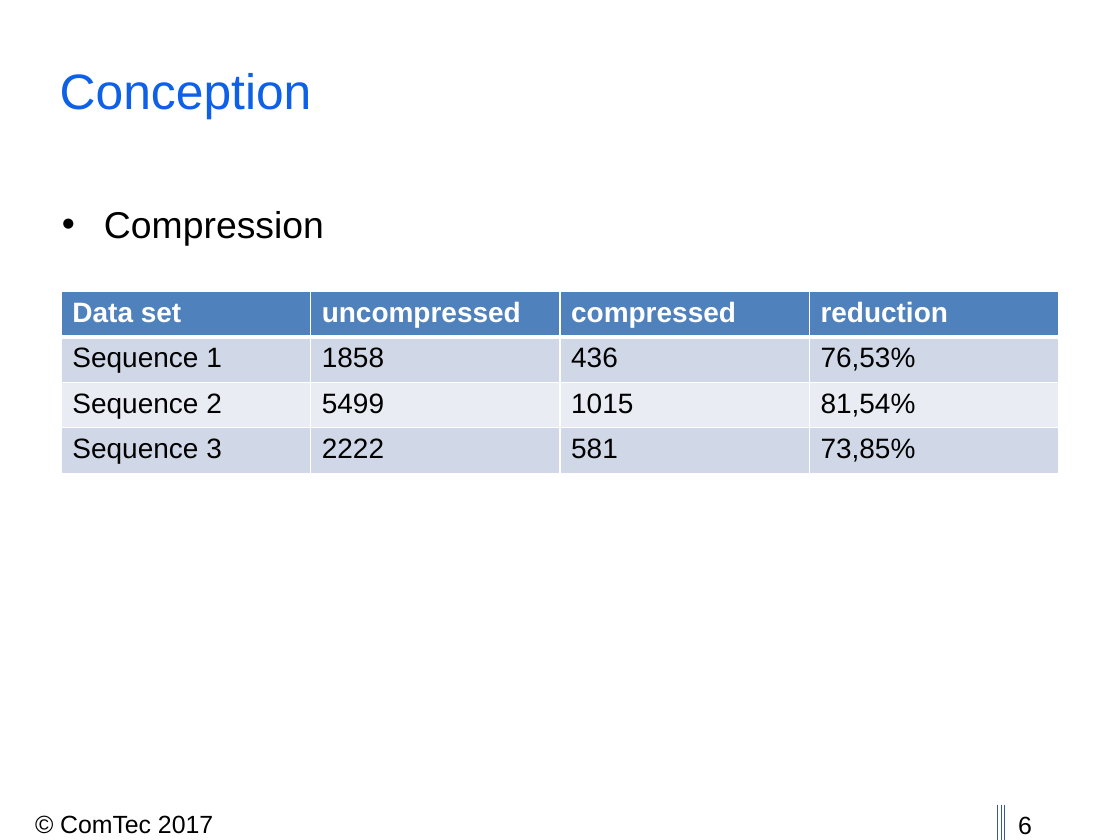
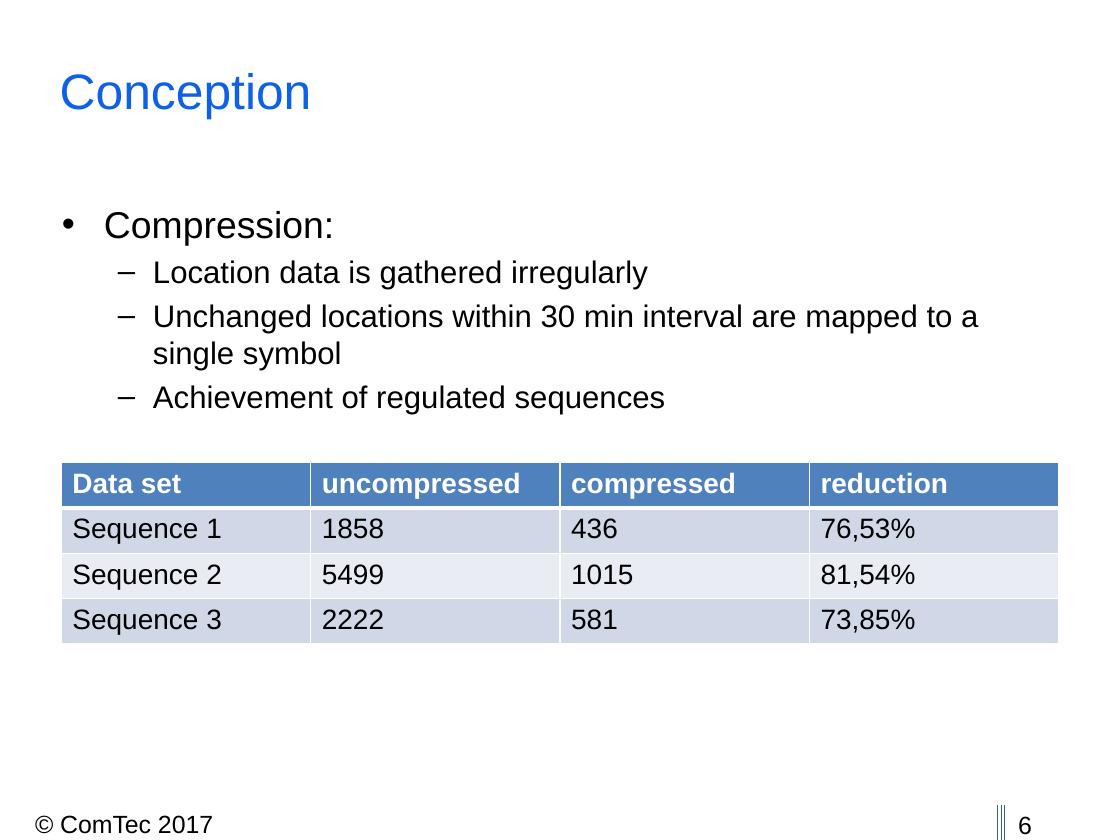
Before and after one commit to thedrayman/ct2-alignment, a slide deck: slide 6 of Presentation/CT2_2017_Alignment.pptx. Drawn at 1120x840 pixels with LibreOffice and Linux fonts; fonts in the diff are those of the drawing; background and template pictures are left out. Boxes give left, top, right and bottom in pixels: in the first picture for what was removed or moved away, otherwise in the second. Text is boxed around its words. In the diff, an @@ line names an element or a change of style, - is before the commit and + after.

```diff
--- a/Presentation/CT2_2017_Alignment.pptx
+++ b/Presentation/CT2_2017_Alignment.pptx
@@ text at (104, 211, 978, 414): text changed; size 24 to 20 pt @@
-• Compression
+• Compression:
+  – Location data is gathered irregularly
+  – Unchanged locations within 30 min interval are mapped to a single symbol
+  – Achievement of regulated sequences
@@ table: place and size @@
-table at (62, 291, 1061, 473)
+table at (62, 463, 1061, 644)
```
Also in this commit, not shown: 3 other slides changed.
